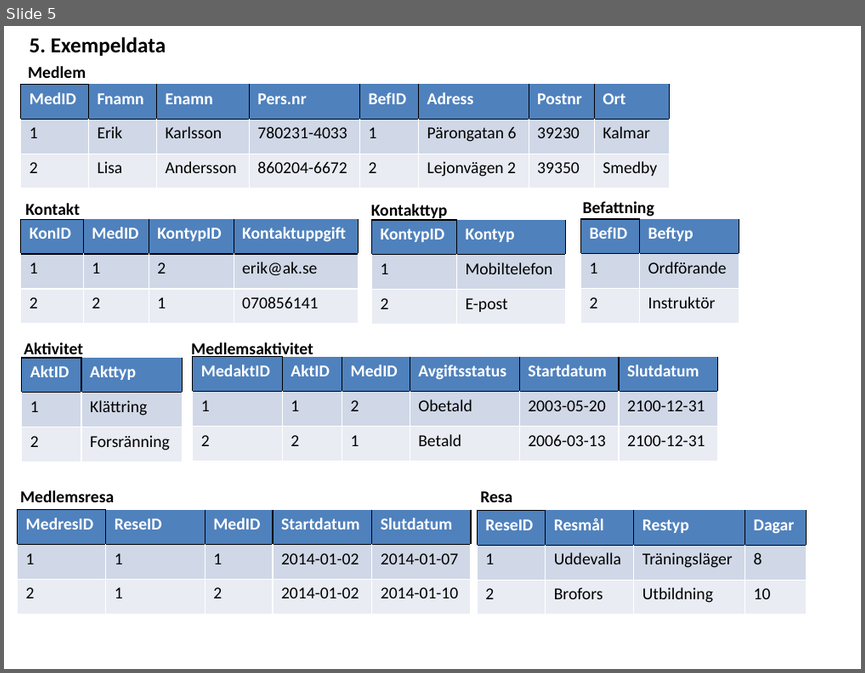
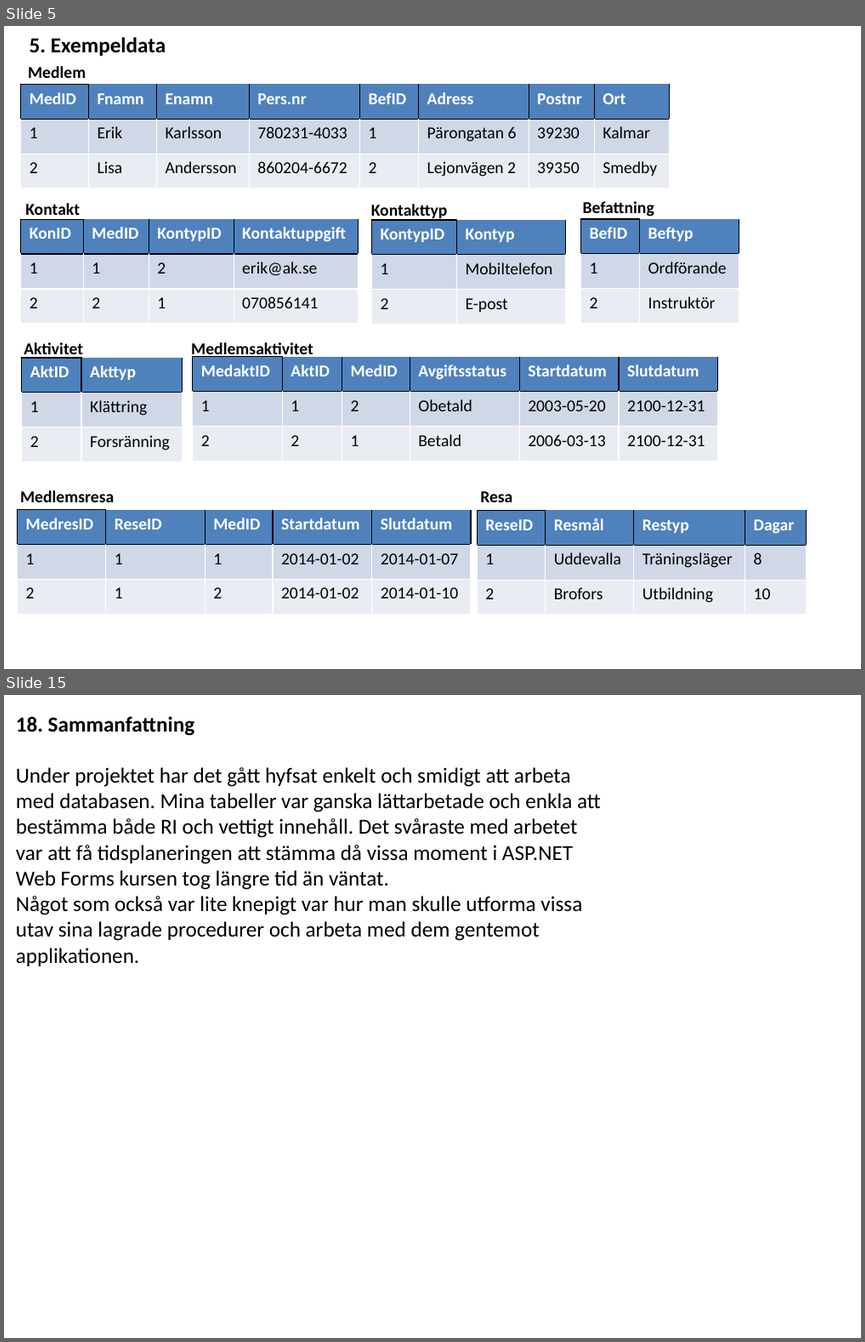
Before and after one commit to ed222an/Databasteknik, a slide deck: Projekt/AKS Slutlig.pptx. Shown one above the other, each under a label of ours: slide 5 before the commit, slides 5 and 15 after it; the slides between them are not shown. The pictures are 865x673 and 865x1342 pixels, drawn with LibreOffice and Linux fonts; fonts in the diff are those of the drawing. Boxes give left, top, right and bottom in pixels: in the first picture for what was removed or moved away, otherwise in the second. Text is boxed around its words. In the diff, an @@ line names an element or a change of style, - is before the commit and + after.

```diff
--- a/Projekt/AKS Slutlig.pptx
+++ b/Projekt/AKS Slutlig.pptx
@@ slide 15 added at box(4, 695, 861, 1338), background #FFFFFF @@
@@ text added at box(16, 716, 601, 966), 18 pt, text #000000 @@
+18. Sammanfattning
+Under projektet har det gått hyfsat enkelt och smidigt att arbeta med databasen. Mina tabeller var ganska lättarbetade och enkla att bestämma både RI och vettigt innehåll. Det svåraste med arbetet var att få tidsplaneringen att stämma då vissa moment i ASP.NET Web Forms kursen tog längre tid än väntat.
+Något som också var lite knepigt var hur man skulle utforma vissa utav sina lagrade procedurer och arbeta med dem gentemot applikationen.
```
Also in this commit, not shown: 2 slides changed, 8 other slides added, 2 other files.
